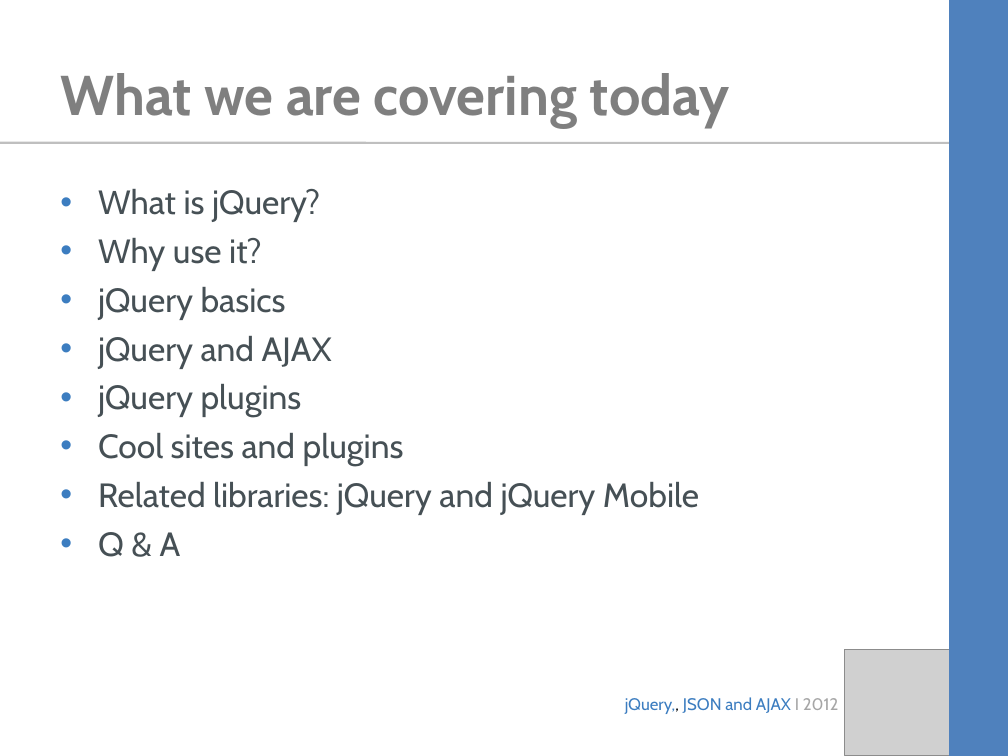
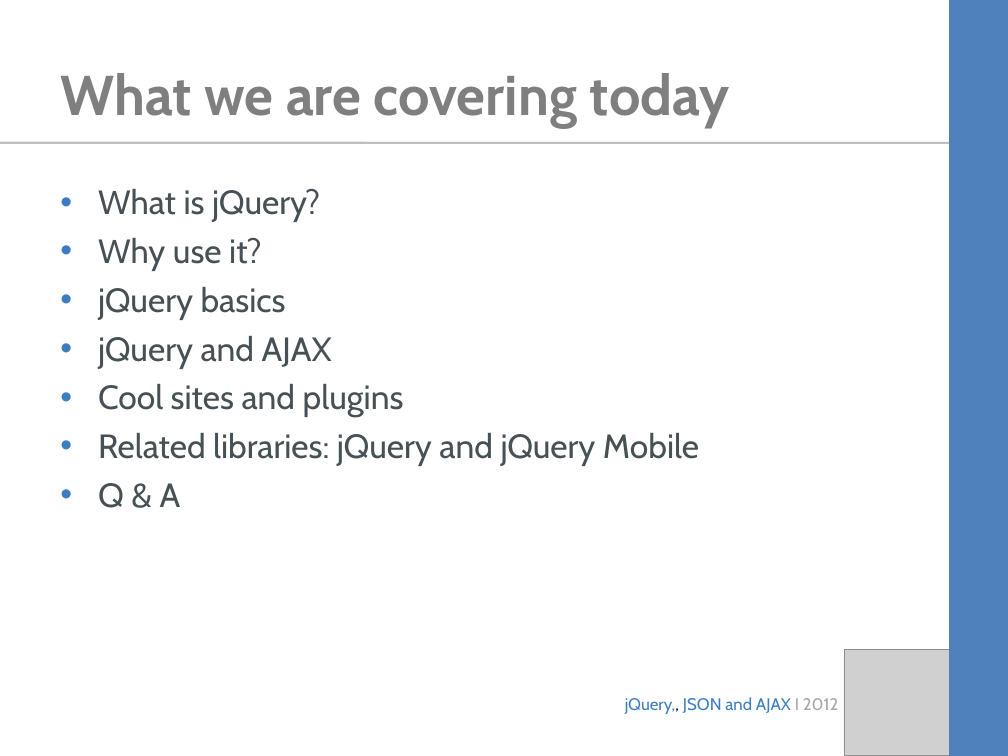
Before and after one commit to davidamoen/SDG-jQuery-COP, a slide deck: slide 2 of slides.ppt (slide 3 before the commit). Drawn at 1008x756 pixels with LibreOffice and Linux fonts; fonts in the diff are those of the drawing; grey boxes stand for pictures. Boxes give left, top, right and bottom in pixels: in the first picture for what was removed or moved away, otherwise in the second. Text is boxed around its words. In the diff, an @@ line names an element or a change of style, - is before the commit and + after.

```diff
--- a/slides.ppt
+++ b/slides.ppt
@@ text at [98, 384, 302, 417]: paragraph removed @@
-• jQuery plugins
```
Also in this commit, not shown: 2 other slides changed, 1 slide removed, 3 other files.
